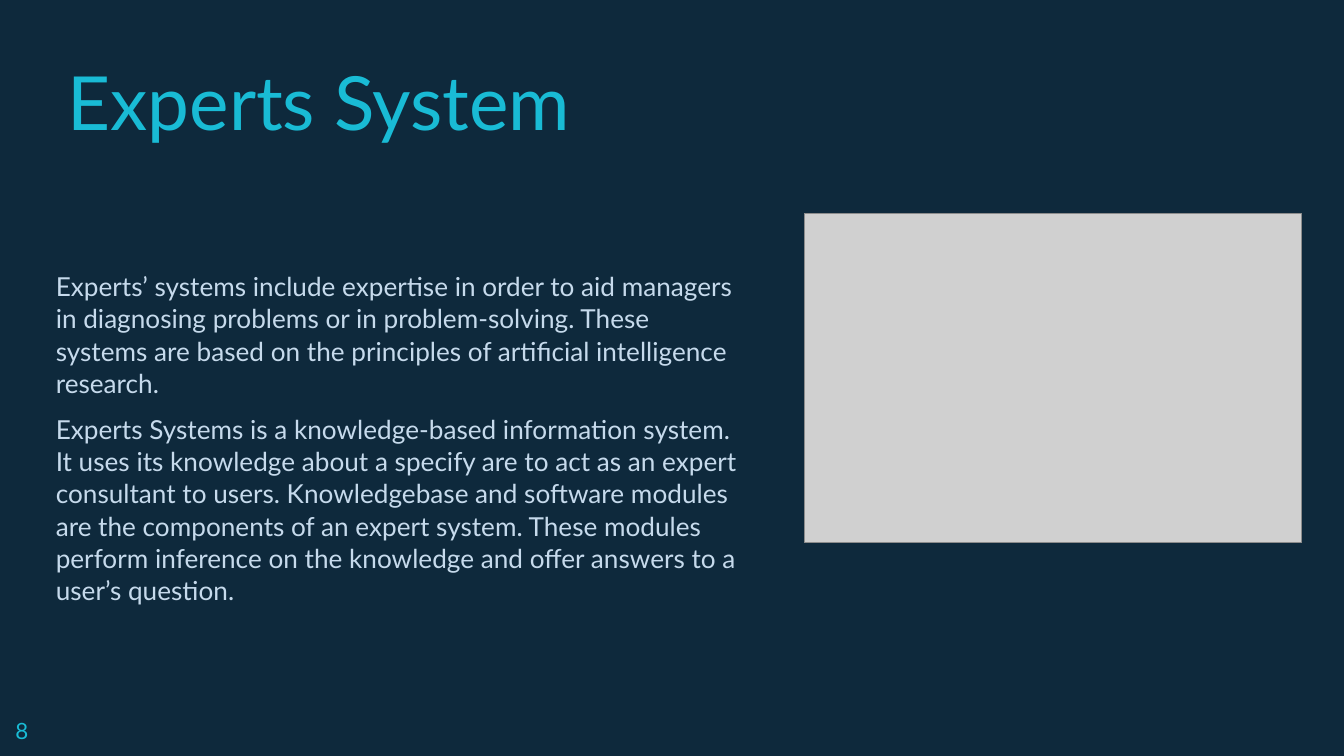
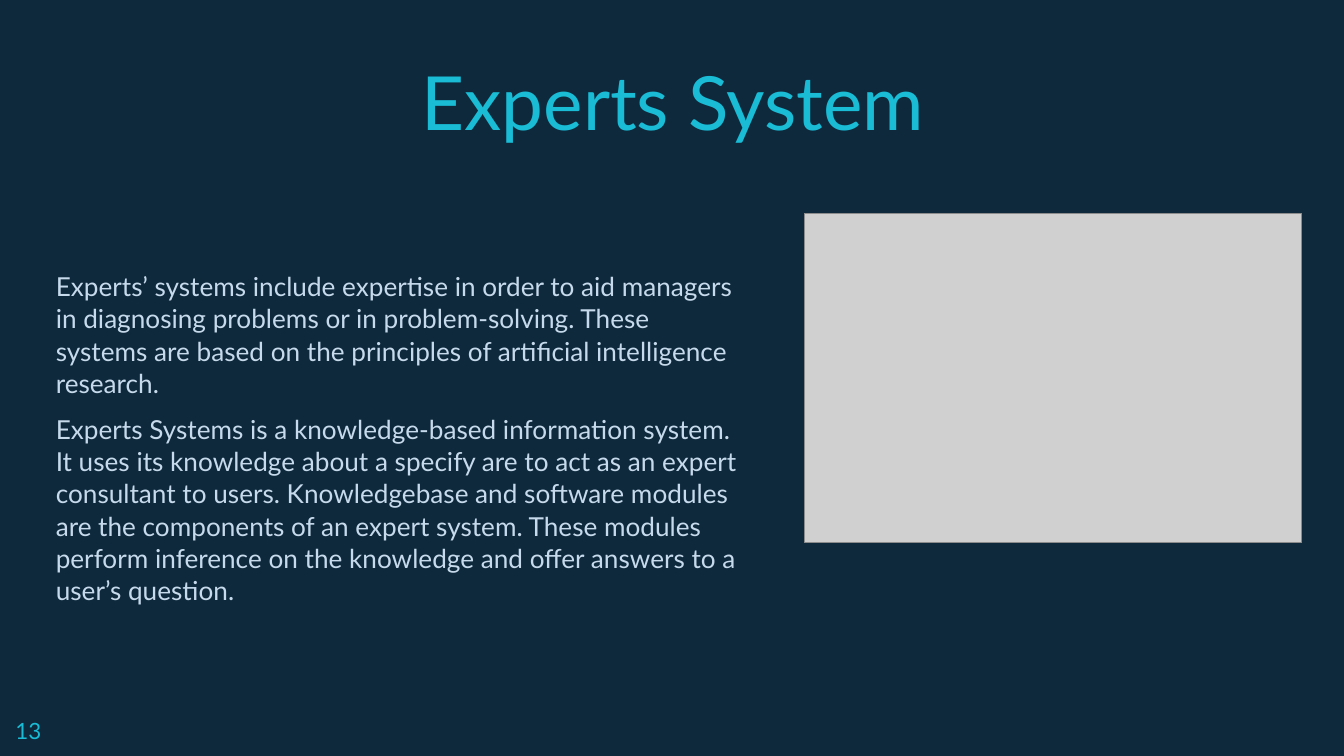
Before and after one commit to Andipstha/SAD-presentation, a slide deck: slide 13 of sad.pptx (slide 8 before the commit). Drawn at 1344x756 pixels with LibreOffice and Linux fonts; fonts in the diff are those of the drawing; grey boxes stand for pictures. Boxes give left, top, right and bottom in pixels: in the first picture for what was removed or moved away, otherwise in the second. Text is boxed around its words. In the diff, an @@ line names an element or a change of style, - is before the commit and + after.

```diff
--- a/sad.pptx
+++ b/sad.pptx
@@ title "Experts System": place and size @@
-title "Experts System" at <box>68,76,570,143</box>
+title "Experts System" at <box>422,76,924,143</box>
@@ title "Experts System" at <box>422,76,924,143</box>: alignment left to centre @@
@@ page number at <box>15,723,41,739</box>: text changed @@
-8
+13
```
Also in this commit, not shown: 26 other slides changed, 10 slides added, 4 slides removed, 1 other file.
